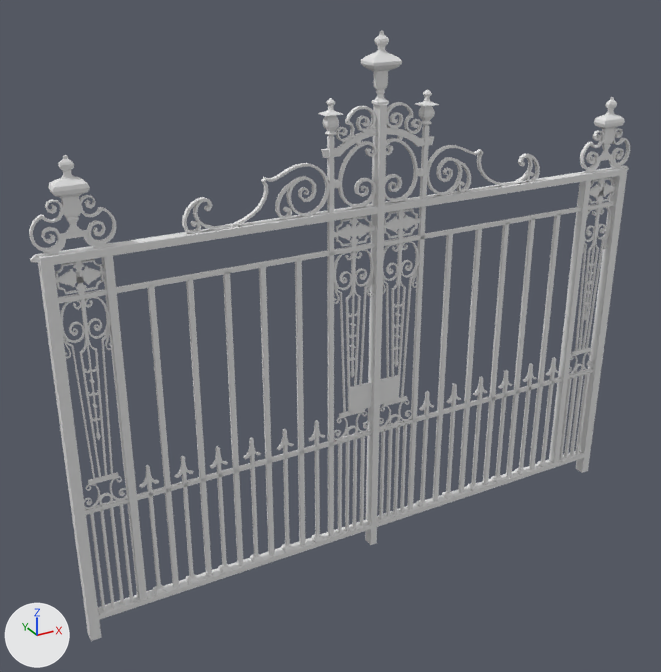
The FBX model 3d_assets/outside/gate.fbx, before and after one commit.
Rendered twice from a 50 mm camera at (-212.0, -341.0, 294.0) aimed at (-21.0, 7.0, 120.0). Every picture has the same lights, and +X, +Y and +Z are marked at lower left. Where no turn or scale is listed for an object, it has been applied to the vertices.

The first picture shows 'a', 'b', 'c', 'd', 'e'.
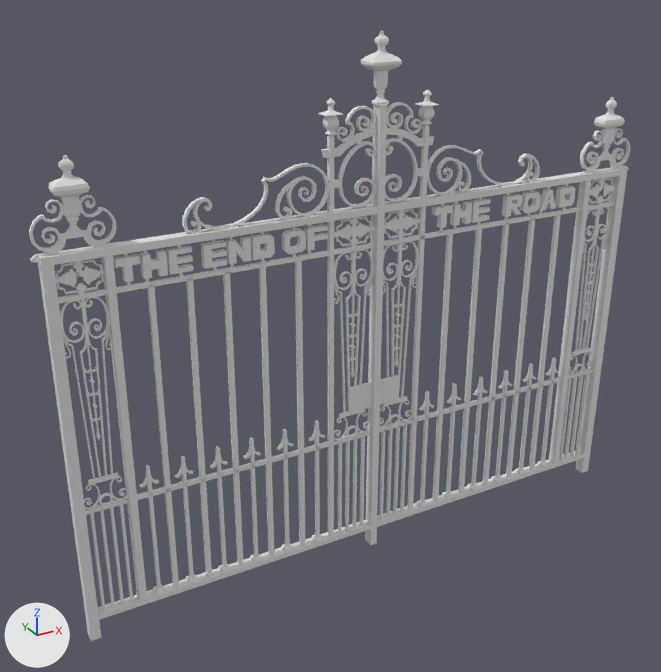
Commit message: Added letters to the gate.

What the commit changed:
Mesh me_plane_013 is new.
It has 964 vertices, 806 faces and spans x -122.0..116.0, y -2.0..1.0, z 165.0..180.0.
Object 'letters' (ob_letters) is new; it shows me_plane_013.
Its location is (0.0, 0.0, 0.0).

Where the change shows, as pixel boxes (x1, y1, x2, y2) in the pictures (661 x 672 px):
'letters', added
    after: (113, 184, 576, 286)
